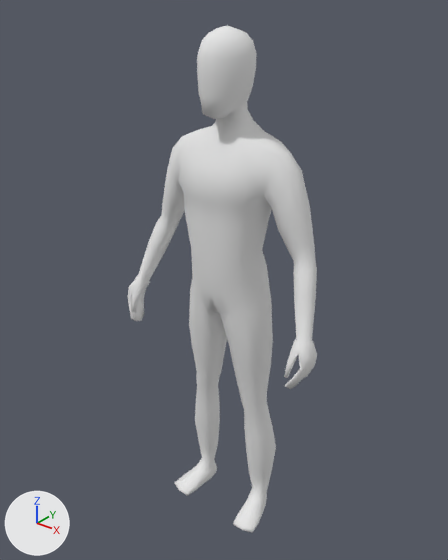
Two versions of the Blender file blender/PlayerwithAnimation.blend, one commit apart.
Camera for both pictures: a 50 mm lens placed at (1.182, -1.497, 1.899), pointed at (-0.032, 0.021, 0.957). Lighting does not change. The marker at lower left points along +X, +Y and +Z.
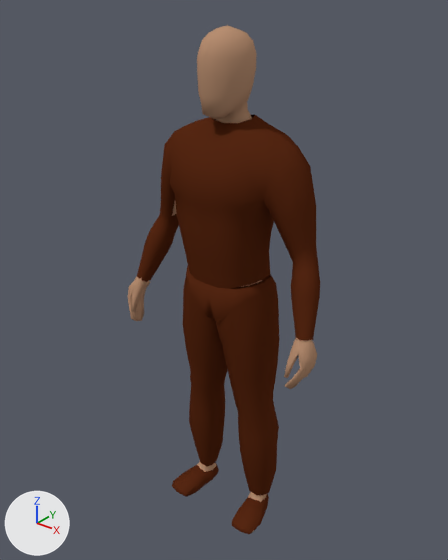
The change, as a list of edits to the scene's bpy script:
```text
Change mat_material:
    mat_material.base_color: (0.8, 0.8, 0.8) -> (0.477, 0.272, 0.167)  # white #e7e7e7 -> brown #b88e72
Add mat_spodnie:
    mat_spodnie = diffuse_material('Spodnie')
    mat_spodnie.base_color = (0.0985, 0.022, 0.00707)  # brown #582914
Add me_cube_005:
    me_cube_005.from_pydata(...)  # 49 vertices, 44 faces; spans x 0.094..0.205, y -0.124..0.087, z -0.005..0.07
    me_cube_005.polygons.foreach_set('use_smooth', [True] * 44)
    me_cube_005.materials.append(mat_spodnie)  # brown #582914
Add me_cube_004:
    me_cube_004.from_pydata(...)  # 157 vertices, 140 faces; spans x 0.0..0.374, y -0.148..0.152, z 0.898..1.528
    me_cube_004.polygons.foreach_set('use_smooth', [True] * 140)
    me_cube_004.materials.append(mat_spodnie)  # brown #582914
Add me_cube_002:
    me_cube_002.from_pydata(...)  # 118 vertices, 106 faces; spans x 0.0..0.197, y -0.107..0.122, z 0.084..1.014
    me_cube_002.polygons.foreach_set('use_smooth', [True] * 106)
    me_cube_002.materials.append(mat_spodnie)  # brown #582914
Add ob_buty:
    ob_buty = bpy.data.objects.new('Buty', me_cube_005)
    ob_buty.location = (0.0, 0.0, -0.003)
    _m = ob_buty.modifiers.new('Mirror', 'MIRROR')
    _m.use_clip = True
Add ob_koszula:
    ob_koszula = bpy.data.objects.new('Koszula', me_cube_004)
    ob_koszula.location = (0.0, 0.0, -0.003)
    _m = ob_koszula.modifiers.new('Mirror', 'MIRROR')
    _m.use_clip = True
Add ob_spodnie:
    ob_spodnie = bpy.data.objects.new('Spodnie', me_cube_002)
    ob_spodnie.location = (0.0, 0.0, -0.003)
    _m = ob_spodnie.modifiers.new('Mirror', 'MIRROR')
    _m.use_clip = True
```

What differs and where, as boxes [x1, y1, x2, y2] in the pictures (448 x 560 px):
'Cube', recoloured (white to brown): [128, 25, 317, 533] in both
'Koszula', added (brown): after [137, 115, 320, 341]
'Spodnie', added (brown): after [183, 266, 279, 495]
'Buty', added (brown): after [172, 462, 269, 534]
